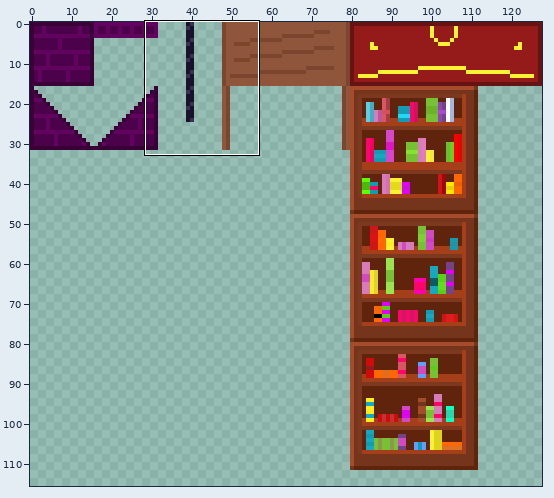
Two versions of one sprite sheet, content/sprites/tilesets/wizards_shop-export.png. Above, an overview of the earlier version with the close-up marked.
Close-up. First the earlier version:
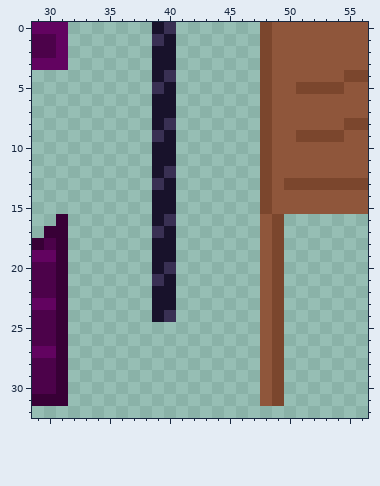
The file is 128x128 pixels. Colours within 5 levels of each other are drawn and written as one. Shown: x 29..56, y 0..32. The wide view leaves out empty margins.
The result:
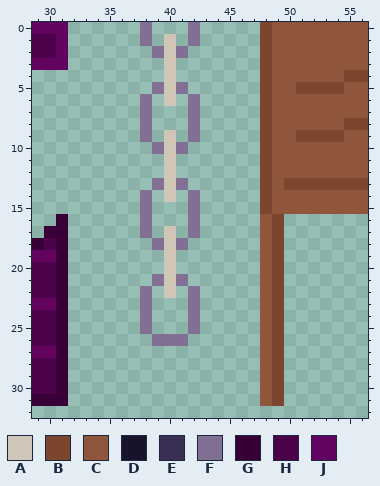
Palette (. is transparent): A #cfc6b8  B #7b462d  C #8f563b  D #18122b  E #393053  F #827094  G #380036  H #4c024a  J #620360
What changed:
{"y":0,"x":38,"old":".DE","new":"F.."}
{"y":0,"x":42,"old":".","new":"F"}
{"y":1,"x":38,"old":".ED","new":"F.A"}
{"y":1,"x":42,"old":".","new":"F"}
{"y":2,"x":39,"old":"DD.","new":"FAF"}
{"y":3,"x":39,"old":"DD","new":".A"}
{"y":4,"x":39,"old":"DE","new":".A"}
{"y":5,"x":39,"old":"ED.","new":"FAF"}
{"y":6,"x":38,"old":".DD","new":"F.A"}
{"y":6,"x":42,"old":".","new":"F"}
{"y":7,"x":38,"old":".DD","new":"F.."}
{"y":7,"x":42,"old":".","new":"F"}
{"y":8,"x":38,"old":".DE","new":"F.."}
{"y":8,"x":42,"old":".","new":"F"}
{"y":9,"x":38,"old":".ED","new":"F.A"}
{"y":9,"x":42,"old":".","new":"F"}
{"y":10,"x":39,"old":"DD.","new":"FAF"}
{"y":11,"x":39,"old":"DD","new":".A"}
{"y":12,"x":39,"old":"DE","new":".A"}
{"y":13,"x":39,"old":"ED.","new":"FAF"}
{"y":14,"x":38,"old":".DD","new":"F.A"}
{"y":14,"x":42,"old":".","new":"F"}
{"y":15,"x":38,"old":".DD","new":"F.."}
{"y":15,"x":42,"old":".","new":"F"}
{"y":16,"x":38,"old":".DE","new":"F.."}
{"y":16,"x":42,"old":".","new":"F"}
{"y":17,"x":38,"old":".ED","new":"F.A"}
{"y":17,"x":42,"old":".","new":"F"}
{"y":18,"x":39,"old":"DD.","new":"FAF"}
{"y":19,"x":39,"old":"DD","new":".A"}
{"y":20,"x":39,"old":"DE","new":".A"}
{"y":21,"x":39,"old":"ED.","new":"FAF"}
{"y":22,"x":38,"old":".DD","new":"F.A"}
{"y":22,"x":42,"old":".","new":"F"}
{"y":23,"x":38,"old":".DD","new":"F.."}
{"y":23,"x":42,"old":".","new":"F"}
{"y":24,"x":38,"old":".DE","new":"F.."}
{"y":24,"x":42,"old":".","new":"F"}
{"y":25,"x":38,"old":".","new":"F"}
{"y":25,"x":42,"old":".","new":"F"}
{"y":26,"x":39,"old":"...","new":"FFF"}
{"label":"changed","picture_box":[140,22,200,346]}
